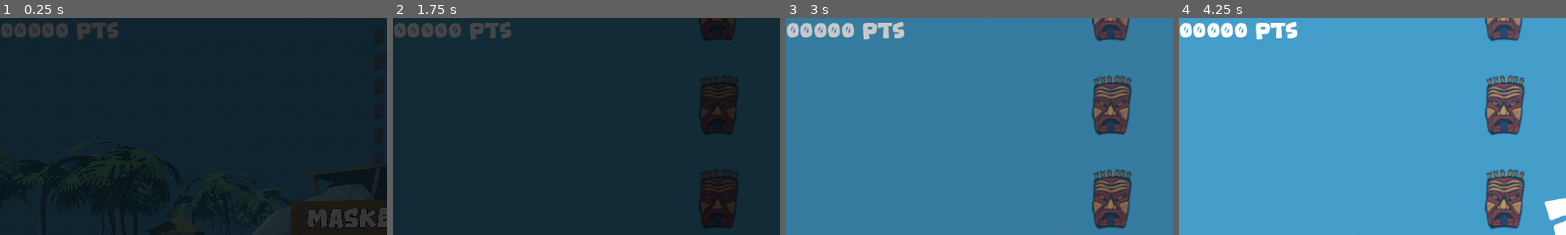
Above: before the commit, frames 1-4 (left to right).
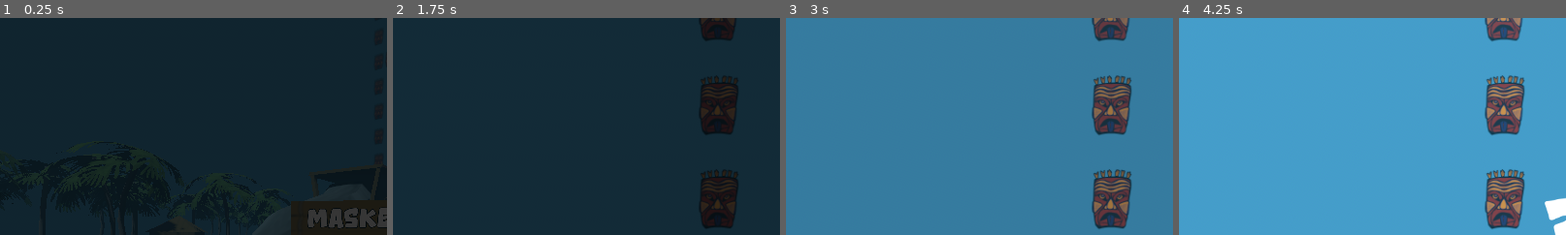
Above: after the commit, the same moments.

Repository: juhanakristian/ggj2026
Game: Godot game, scene res://scenes/main/main.tscn
Two runs of this game, one before a commit and one after it. Both use one fixed random seed, a clock stepped at 60 frames per second and the inputs below. The engine's default icon, where the game draws it, is replaced by a stand-in: a white triangle on a blue panel in a dark square. Sound files missing from this copy of the repository are replaced by a short silence.
Inputs:
- Up to frame 1 (0.25 s): no input
- Up to frame 2 (1.75 s): tap Enter (ui_accept) at 0.5, 0.6, 0.77, 1.07, 1.35, 1.52 s
- Up to frame 3 (3 s): tap Enter (ui_accept) at 1.82, 2.1, 2.85 s
- Up to frame 4 (4.25 s): tap Enter (ui_accept) at 3.02, 3.32, 3.6, 3.77, 4.07 s
The pictures show only the part of the screen within x 0-50%, y 0-50%; the shares and areas given below are measured in that part.

The runs differ from the first frame. In frame 1, 1.3% of the frame differs, in the area x 0-31%, y 1-10%; in frame 2, 1.3%; in frame 3, 1.5%; in frame 4, 1.5%, in the area x 0-31%, y 1-11%.

Commit message:
Hiding the game UI when not playing

Diff:
--- a/mauri/scenes/game/game.tscn
+++ b/mauri/scenes/game/game.tscn
@@ -15,13 +15,6 @@
 [node name="Game" type="Node" unique_id=346745799]
 script = ExtResource("1_sul5r")
 curtain_operator = ExtResource("2_0sr1o")
-
-[node name="PointsLabel" type="Label" parent="." unique_id=893225700]
-offset_right = 191.0
-offset_bottom = 105.0
-theme_override_fonts/font = ExtResource("3_5jirj")
-theme_override_font_sizes/font_size = 28
-text = "00000 PTS"
 
 [node name="NoteController" type="Node" parent="." unique_id=1249968310]
 script = ExtResource("3_87uf6")
@@ -71,6 +64,15 @@
 
 [node name="CountdownUI" parent="." unique_id=1228888125 instance=ExtResource("10_4j704")]
 
+[node name="GameUI" type="CanvasLayer" parent="." unique_id=620930527]
+
+[node name="PointsLabel" type="Label" parent="GameUI" unique_id=893225700]
+offset_right = 191.0
+offset_bottom = 105.0
+theme_override_fonts/font = ExtResource("3_5jirj")
+theme_override_font_sizes/font_size = 28
+text = "00000 PTS"
+
 [connection signal="note_mask_updated" from="NoteController" to="Dancer" method="_on_note_mask_updated"]
 [connection signal="note_pressed" from="NoteController" to="Level" method="_on_note_controller_note_pressed"]
 [connection signal="note_released" from="NoteController" to="Level" method="_on_note_controller_note_released"]
--- a/mauri/scenes/game/level/level.gd
+++ b/mauri/scenes/game/level/level.gd
@@ -10,7 +10,7 @@
 @onready var note_3: Sprite3D = $"../NoteContainer/NOTE3"
 @onready var note_4: Sprite3D = $"../NoteContainer/NOTE4"
 
-@onready var points_label: Label = $"../PointsLabel"
+@onready var points_label: Label = $"../GameUI/PointsLabel"
 
 const NOTE1 = "c"
 const NOTE2 = "d"
--- a/mauri/scenes/game/src/game.gd
+++ b/mauri/scenes/game/src/game.gd
@@ -3,6 +3,7 @@
 enum State {INIT, WAIT, RUN, END}
 var state : State = State.INIT
 @onready var game_camera: Camera3D = $GameCamera
+@onready var game_ui: CanvasLayer = $GameUI
 
 @export var curtain_operator : CurtainOperator
 @onready var test_environment: Node3D = $Environment
@@ -17,6 +18,7 @@
 	set_process(enabled)
 	set_process_input(enabled)
 
+
 func enable_camera(enabled : bool) -> void:
 	game_camera.visible = enabled
 	game_camera.current = enabled
@@ -25,6 +27,7 @@
 func _ready() -> void:
 	#set_processing(false)
 	enable_camera(false)
+	game_ui.visible = false
 
 func _process(delta: float) -> void:
 	match state:
@@ -54,8 +57,11 @@
 	await countdown_ui.start_countdown(3.0)
 	level.enable_level(true)
 	state = State.RUN
+	game_ui.visible = true
 
 
 func _on_music_player_finished() -> void:
 	state = State.END
 	level.enable_level(false)
+
+	game_ui.visible = false
